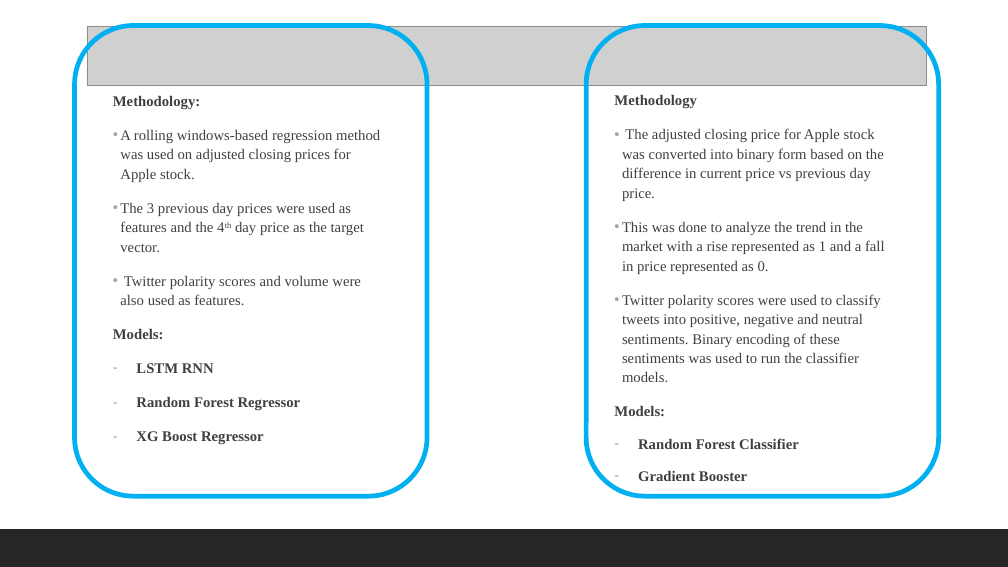
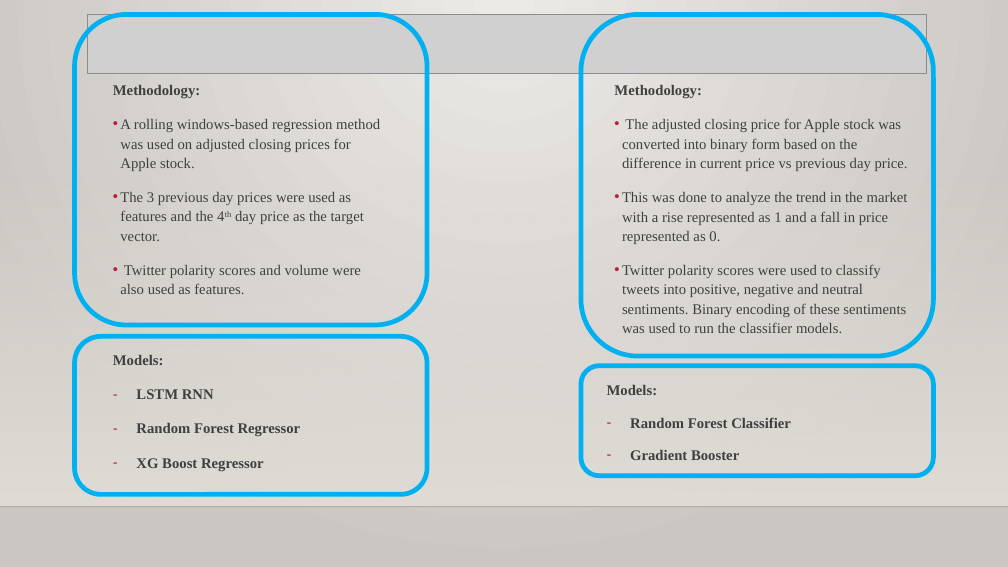
Before and after one commit to you915/Sentiment-Analysis-of-Twitter-Data-for-predicting-Apple-stock-price, a slide deck: slide 5 of Project 2 - Group 4.pptx. Drawn at 1008x567 pixels with LibreOffice and Linux fonts; fonts in the diff are those of the drawing; grey boxes stand for pictures; background and template pictures are left out. Boxes give left, top, right and bottom in pixels: in the first picture for what was removed or moved away, otherwise in the second. Text is boxed around its words. In the diff, an @@ line names an element or a change of style, - is before the commit and + after.

Commit message:
Final Presentation

```diff
--- a/Project 2 - Group 4.pptx
+++ b/Project 2 - Group 4.pptx
@@ background #FFFFFF to gradient #ECEAE7 to #CAC7C1 @@
@@ rounded rectangle: place and size @@
-rounded rectangle at <box>75,26,427,497</box>
+rounded rectangle at <box>75,14,427,325</box>
@@ picture: place and size @@
-picture at <box>87,26,926,85</box>
+picture at <box>87,14,926,73</box>
@@ rounded rectangle: place and size @@
-rounded rectangle at <box>586,26,938,497</box>
+rounded rectangle at <box>581,14,933,356</box>
@@ text "Methodology:": place and size @@
-text "Methodology:" at <box>113,96,380,445</box>
+text "Methodology:" at <box>113,85,380,294</box>
@@ text "Methodology:": place and size @@
-text "Methodology:" at <box>614,95,885,481</box>
+text "Methodology:" at <box>614,85,908,333</box>
@@ text at <box>614,85,701,98</box>: text changed @@
-Methodology
+Methodology:
@@ text at <box>120,119,380,294</box>: bullet colour #9BA8B7 to #B71E42 @@
@@ text at <box>622,118,908,333</box>: bullet colour #9BA8B7 to #B71E42 @@
@@ rectangle added at <box>0,167,1008,507</box>, fill gradient #DFDBD5 @@
@@ text at <box>113,329,301,445</box>: paragraphs removed @@
-Models:
-– LSTM RNN
-– Random Forest Regressor
-– XG Boost Regressor
@@ rounded rectangle added at <box>75,337,427,495</box>, outline #00B0F0 4.5 pt @@
@@ text added at <box>113,355,301,471</box>, 14 pt, text #404040, bold @@
+Models:
+– LSTM RNN
+– Random Forest Regressor
+– XG Boost Regressor
@@ rounded rectangle added at <box>581,366,933,476</box>, outline #00B0F0 4.5 pt @@
@@ text added at <box>607,385,791,460</box>, 14 pt, text #404040, bold @@
+Models:
+– Random Forest Classifier
+– Gradient Booster
@@ text at <box>614,406,799,481</box>: paragraphs removed @@
-Models:
-– Random Forest Classifier
-– Gradient Booster
@@ line added from (0, 507) to (1008, 507), #000001 1 pt @@
@@ rectangle removed at <box>0,529,1008,567</box> @@
```
Also in this commit, not shown: 3 other slides changed.
